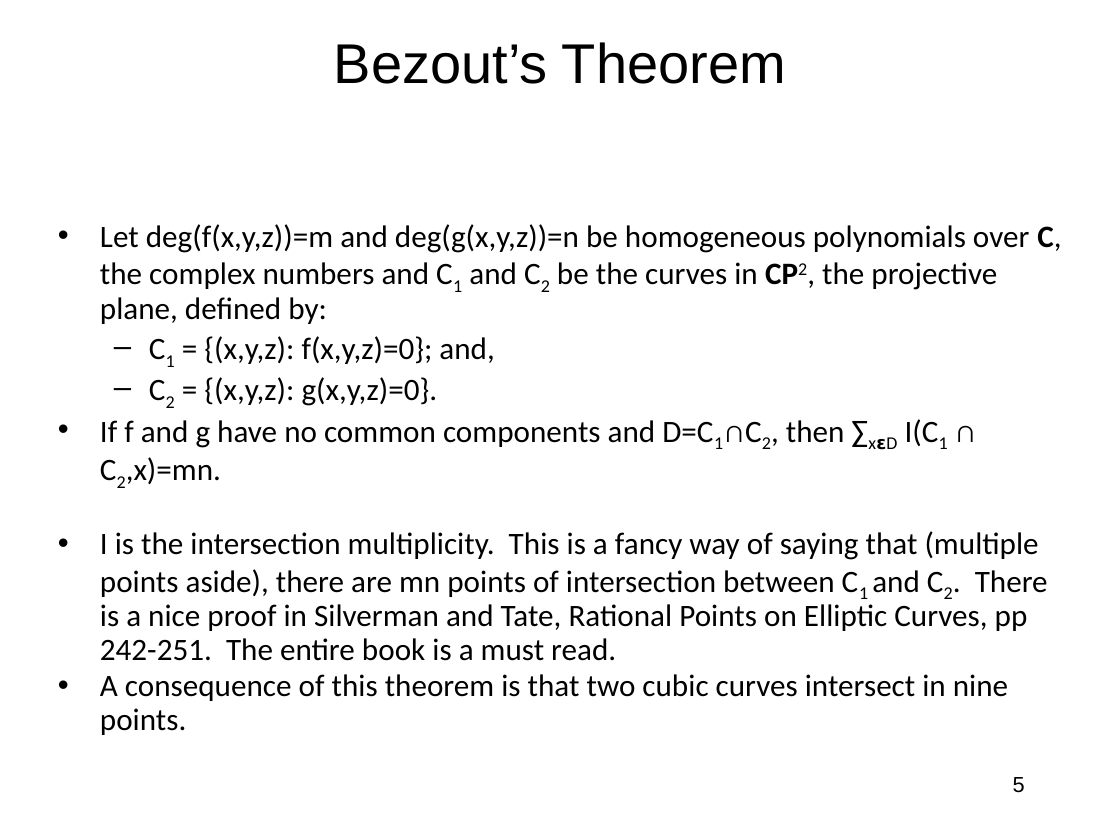
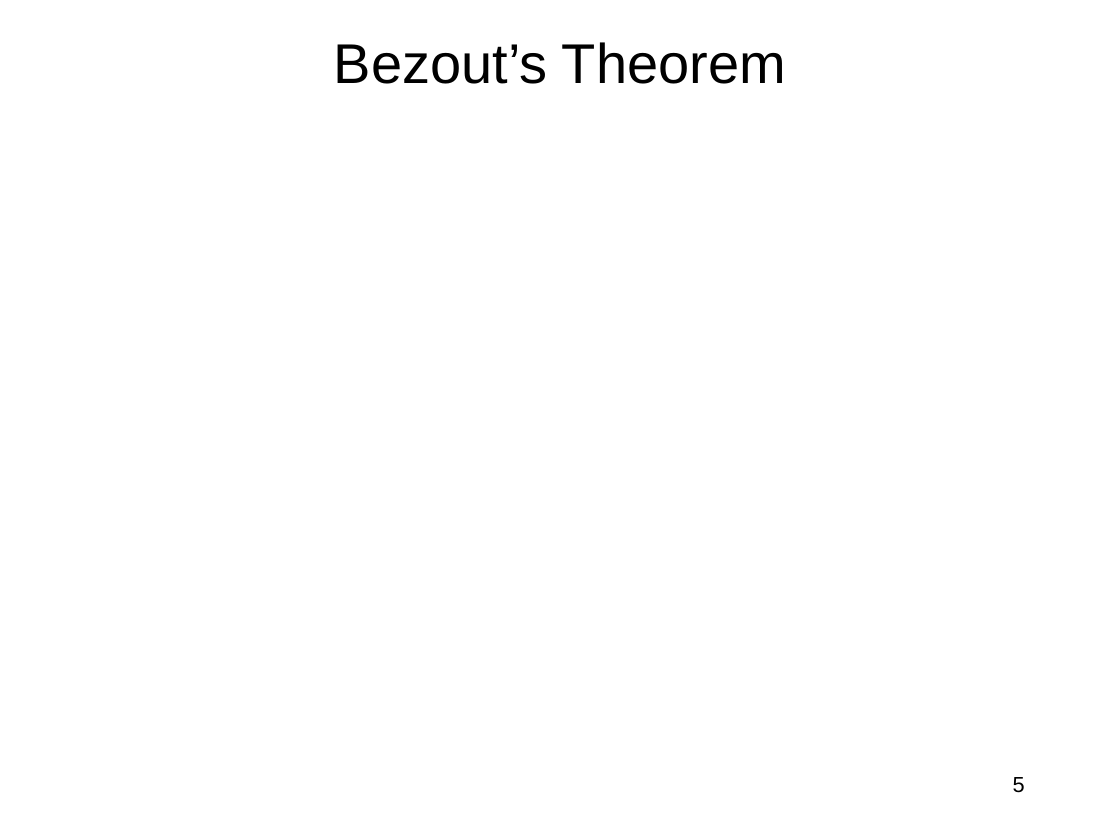
Before and after one commit to jlmucb/class_notes, a slide deck: slide 5 of BerkeleyClass/CS290Spring2013/Lectures/Cryptoclass10.pptx. Drawn at 1120x840 pixels with LibreOffice and Linux fonts; fonts in the diff are those of the drawing; grey boxes stand for pictures. Boxes give left, top, right and bottom in pixels: in the first picture for what was removed or moved away, otherwise in the second. Text is boxed around its words. In the diff, an @@ line names an element or a change of style, - is before the commit and + after.

Commit message:
Eliptic curves

```diff
--- a/BerkeleyClass/CS290Spring2013/Lectures/Cryptoclass10.pptx
+++ b/BerkeleyClass/CS290Spring2013/Lectures/Cryptoclass10.pptx
@@ text removed at <box>100,224,1061,735</box> @@
-• Let deg(f(x,y,z))=m and deg(g(x,y,z))=n be homogeneous polynomials over C, the complex numbers and C1 and C2 be the curves in CP2, the projective plane, defined by:
-  – C1 = {(x,y,z): f(x,y,z)=0}; and,
-  – C2 = {(x,y,z): g(x,y,z)=0}.
-• If f and g have no common components and D=C1∩C2, then ∑x𝝴D I(C1 ∩ C2,x)=mn.
-• I is the intersection multiplicity. This is a fancy way of saying that (multiple points aside), there are mn points of intersection between C1 and C2. There is a nice proof in Silverman and Tate, Rational Points on Elliptic Curves, pp 242-251. The entire book is a must read.
-• A consequence of this theorem is that two cubic curves intersect in nine points.
```
Also in this commit, not shown: 6 other slides changed, 1 other file.
